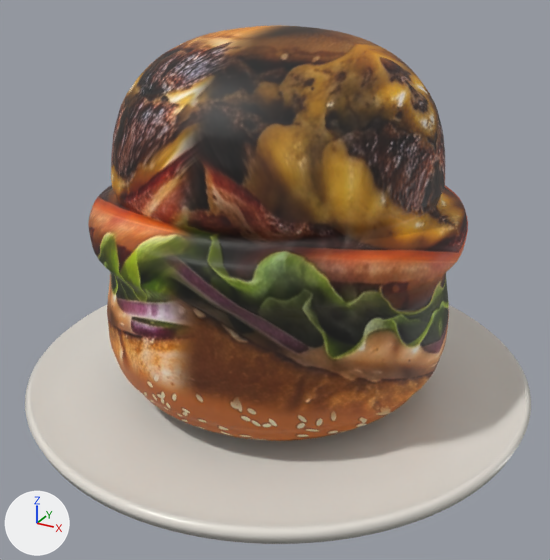
The glTF model previa-v3/models/smash-burger.glb, before and after one commit.
Both versions are drawn from a camera (50 mm lens) standing at (0.13, -0.239, 0.171) and looking at (0.003, -0.007, 0.055). Lighting does not change. The marker at lower left points along +X, +Y and +Z. The older version comes first. Vertices at exactly the same position are counted once.

The first picture shows 'smash-burger'.
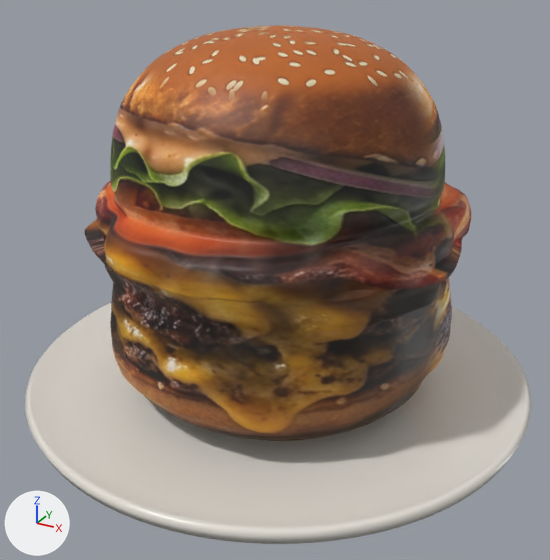
Boxes (x1, y1, x2, y2) around the edits, measured in the pictures (550 x 560 px; the box of a moved part takes in the faces that stretch with it):
'smash-burger', reshaped, surface changed
    both: (25, 25, 531, 544)
part 1 of me_smash_burger, moved or reshaped
    before: (88, 185, 468, 436)
    after: (85, 181, 471, 436)
part 2 of me_smash_burger, surface changed
    both: (88, 25, 468, 441)

The change in detail:
me_smash_burger has 30304 vertices, 60288 faces and spans x -0.099..0.099, y -0.099..0.099, z 0.0..0.146.
me_smash_burger is used by ob_smash_burger; location (0.0, 0.0, 0.0).
me_smash_burger part 1: 8270 of 30304 vertices moved; they spanned x -0.069..0.069, y -0.069..0.069, z 0.022..0.089 and now span x -0.071..0.071, y -0.072..0.069, z 0.022..0.089; mean shift (0.0, 0.0, 0.0); largest move (-0.044, -0.054, 0.08) -> (-0.04, -0.049, 0.08).
me_smash_burger part 2: texture (UV) coordinates of 57600 of 60288 faces, centred in x -0.069..0.069, y -0.069..0.069, z 0.01..0.146, changed; they spanned u 0.11..0.89, v 0.02..0.96 and now span u 0.0..1.0, v 0.0..1.0.
